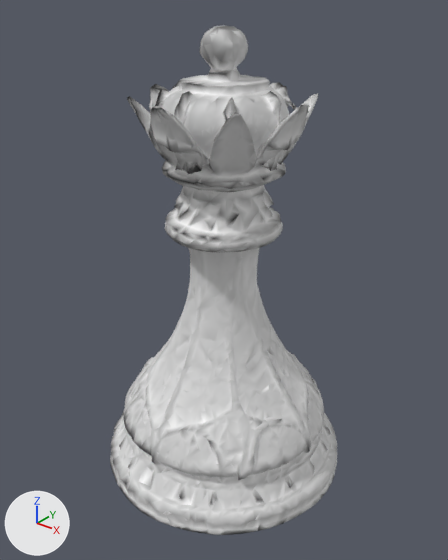
The glTF model assets/models/persian/candidate2/optimized/queen.glb: old version first, new version second.
The view is the same before and after, from a camera (50 mm lens) standing at (0.784, -0.98, 0.579) and looking at (0.007, -0.009, -0.023). The lights are fixed; the arrows at lower left show +X, +Y and +Z. The first picture is the older version.

Objects in the first picture: 'geometry_0'.
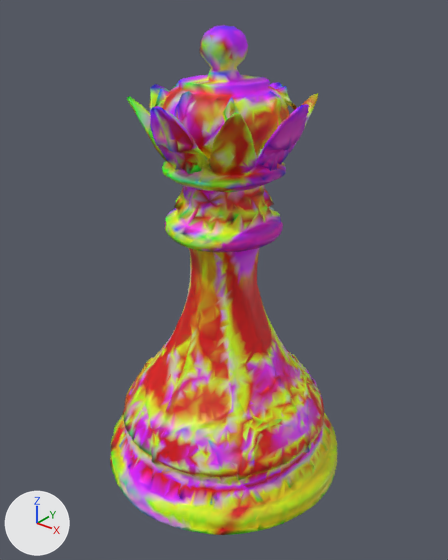
What differs and where, as boxes [x1, y1, x2, y2] in the pictures (448 x 560 px):
```json
{"part": 1, "of": "me_geometry_0", "change": "recoloured", "before": [110, 25, 337, 535], "after": [110, 25, 337, 535], "on screen": "darker"}
```

Edits to the scene script, one JSON object a line:
```json
{"block": "me_geometry_0", "where": "me_geometry_0.from_pydata(...)  # 11989 vertices, 23975 faces; spans x -0.29..0.29, y -0.291..0.291, z -0.5..0.5"}
{"block": "me_geometry_0", "where": "# used by ob_geometry_0; location = (0.0, 0.0, 0.0)"}
{"block": "me_geometry_0", "change": "me_geometry_0 part 1: 23975 faces centred in x -0.289..0.289, y -0.289..0.29, z -0.5..0.498 are repainted in the vertex colours, in many colours"}
```
